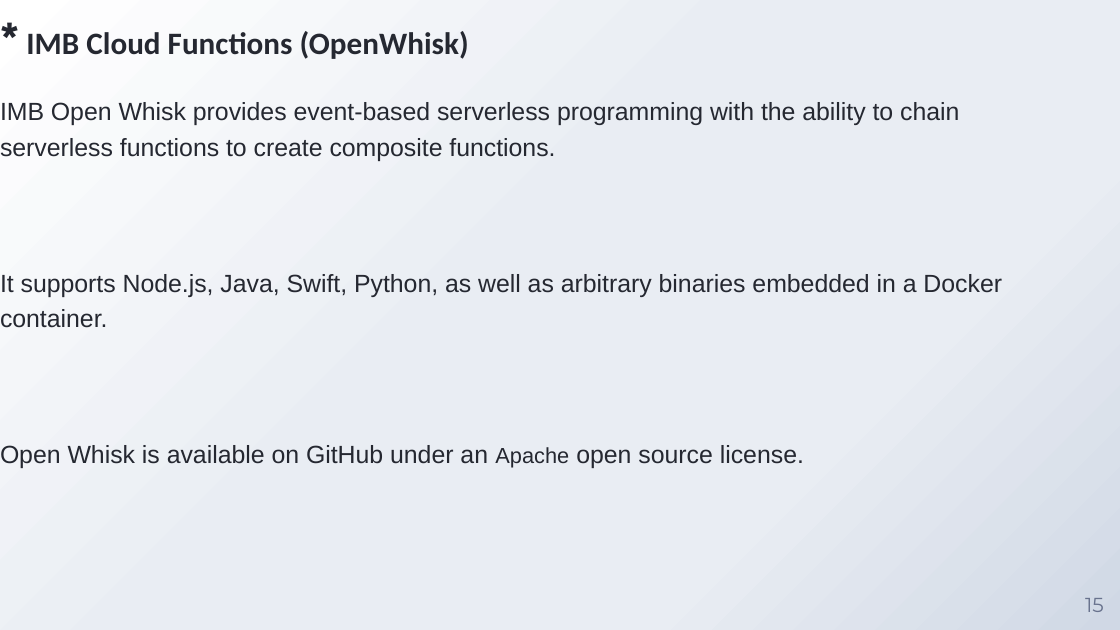
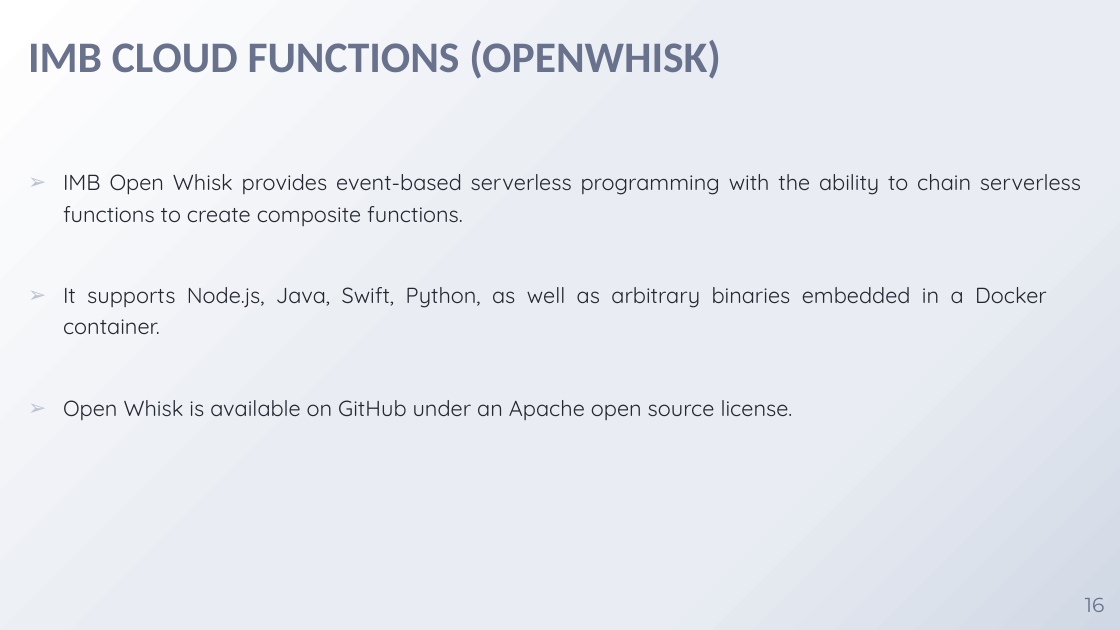
Before and after one commit to chintanBhimani07/unknown, a slide deck: slide 16 of Reports/Seminar-ppt.pptx (slide 15 before the commit). Drawn at 1120x630 pixels with LibreOffice and Linux fonts; fonts in the diff are those of the drawing; background and template pictures are left out. Boxes give left, top, right and bottom in pixels: in the first picture for what was removed or moved away, otherwise in the second. Text is boxed around its words. In the diff, an @@ line names an element or a change of style, - is before the commit and + after.

```diff
--- a/Reports/Seminar-ppt.pptx
+++ b/Reports/Seminar-ppt.pptx
@@ title at [28, 40, 721, 79]: text changed; size 20 to 28 pt; text colour #252831 to #68728D @@
-* IMB Cloud Functions (OpenWhisk)
+IMB CLOUD FUNCTIONS (OPENWHISK)
@@ subtitle "IMB Open Whisk provides event-based ...": place and size @@
-subtitle "IMB Open Whisk provides event-based ..." at [0, 102, 1002, 468]
+subtitle "IMB Open Whisk provides event-based ..." at [63, 174, 1081, 420]
@@ subtitle "IMB Open Whisk provides event-based ..." at [63, 174, 1081, 420]: size 16 to 14 pt, font Arial to Quicksand; alignment left to justified; bullet none to ➢ @@
@@ page number at [1085, 598, 1105, 612]: text changed @@
-15
+16
```
Also in this commit, not shown: 17 other slides changed, 1 slide added, 31 other files.
